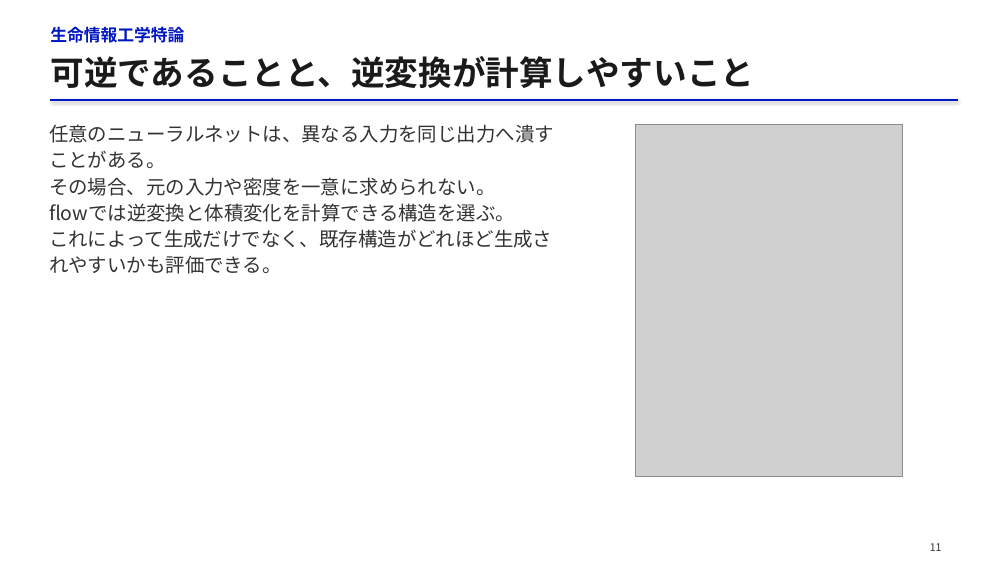
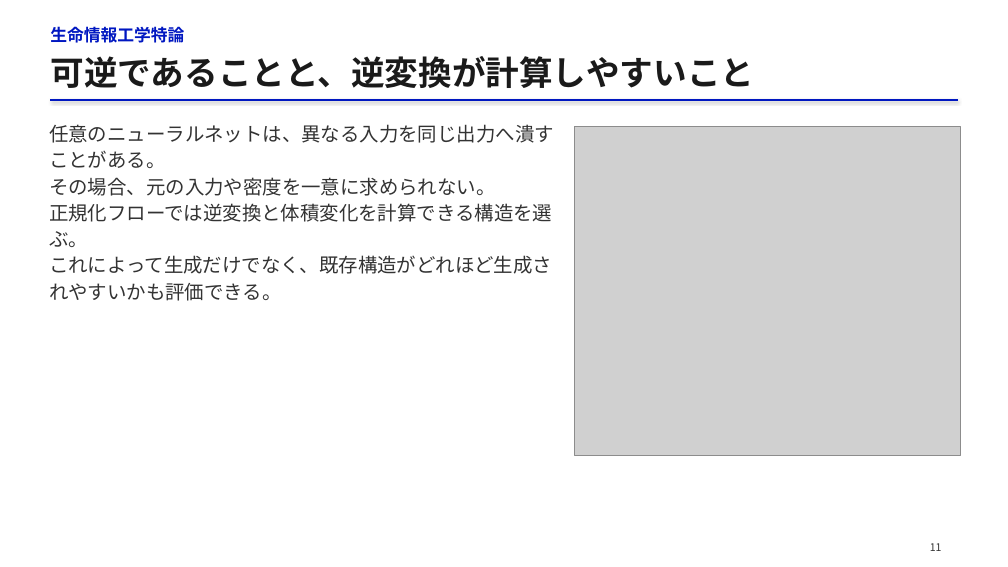
Before and after one commit to matsunagalab/lecture_bioinfo, a slide deck: slide 11 of 13_構造集団を生成するAI/13_構造集団を生成するAI.pptx. Drawn at 1008x567 pixels with LibreOffice and Linux fonts; fonts in the diff are those of the drawing; grey boxes stand for pictures. Boxes give left, top, right and bottom in pixels: in the first picture for what was removed or moved away, otherwise in the second. Text is boxed around its words. In the diff, an @@ line names an element or a change of style, - is before the commit and + after.

```diff
--- a/13_構造集団を生成するAI/13_構造集団を生成するAI.pptx
+++ b/13_構造集団を生成するAI/13_構造集団を生成するAI.pptx
@@ picture: place and size @@
-picture at [636,125,903,476]
+picture at [575,126,960,456]
@@ text at [49,203,552,247]: text changed @@
-flowでは逆変換と体積変化を計算できる構造を選ぶ。
+正規化フローでは逆変換と体積変化を計算できる構造を選ぶ。
```
Also in this commit, not shown: 12 other slides changed, 10 slides added, 10 slides removed, 2 other files.
